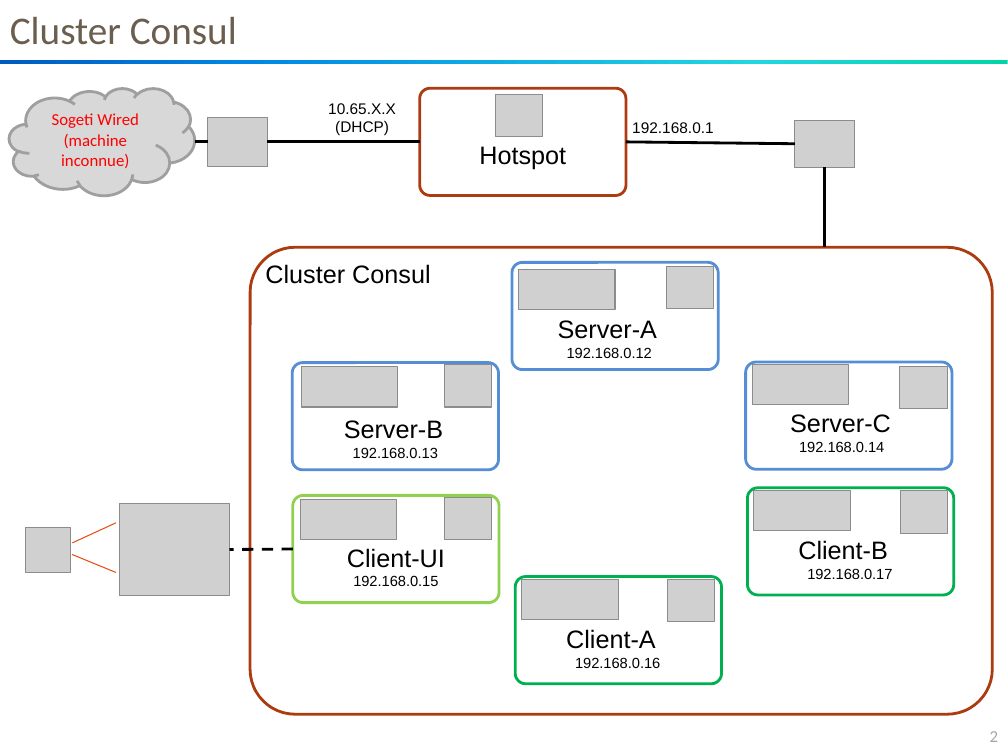
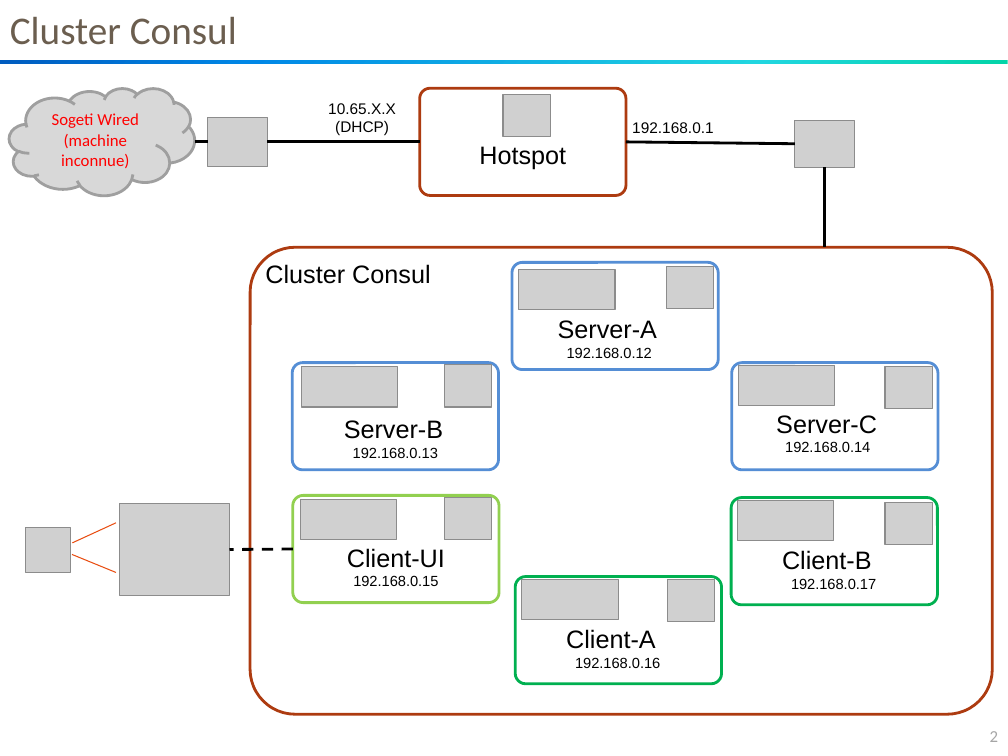
Before and after one commit to so-technology-watch/consul-poc, a slide deck: slide 2 of doc/setup/Cluster-Consul-v1.0.pptx. Drawn at 1008x756 pixels with LibreOffice and Linux fonts; fonts in the diff are those of the drawing; grey boxes stand for pictures. Boxes give left, top, right and bottom in pixels: in the first picture for what was removed or moved away, otherwise in the second. Text is boxed around its words. In the diff, an @@ line names an element or a change of style, - is before the commit and + after.

Commit message:
doc

```diff
--- a/doc/setup/Cluster-Consul-v1.0.pptx
+++ b/doc/setup/Cluster-Consul-v1.0.pptx
@@ picture: place and size @@
-picture at <box>495,95,542,137</box>
+picture at <box>503,95,550,137</box>
@@ 2 pictures, 1 text, 1 rounded rectangle: place and size @@
-2 pictures, 1 text, 1 rounded rectangle at <box>746,362,953,469</box>
+2 pictures, 1 text, 1 rounded rectangle at <box>732,363,938,470</box>
@@ 2 pictures, 1 text, 1 rounded rectangle: place and size @@
-2 pictures, 1 text, 1 rounded rectangle at <box>748,488,955,595</box>
+2 pictures, 1 text, 1 rounded rectangle at <box>731,498,937,605</box>
```
